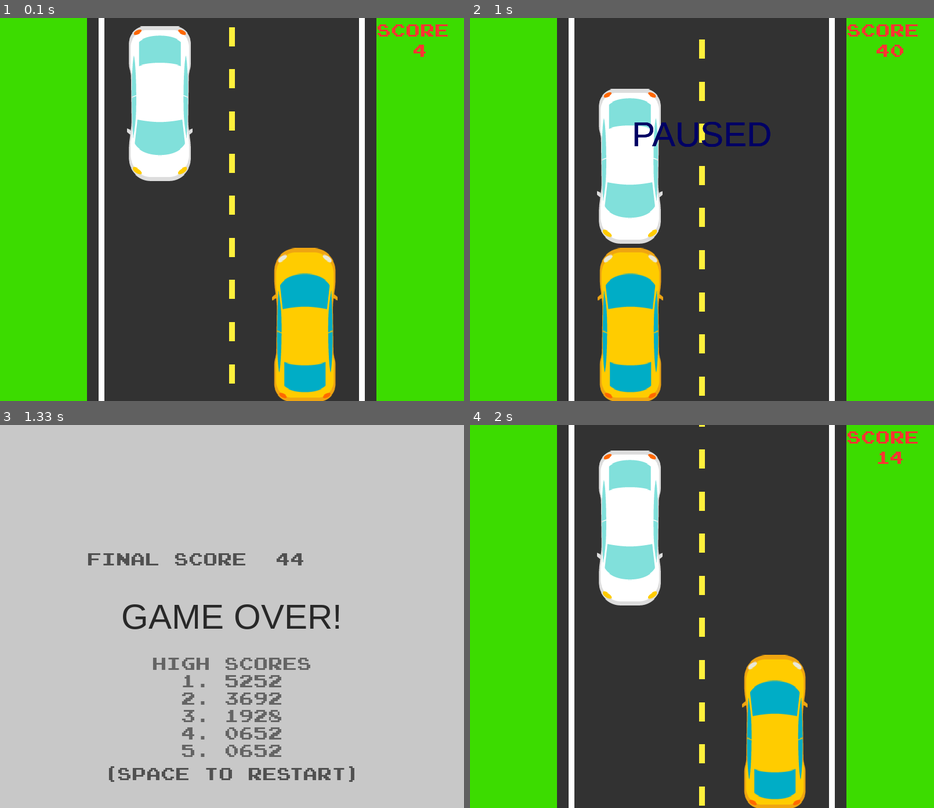
Above: before the commit, frames 1-4 (two rows, left to right).
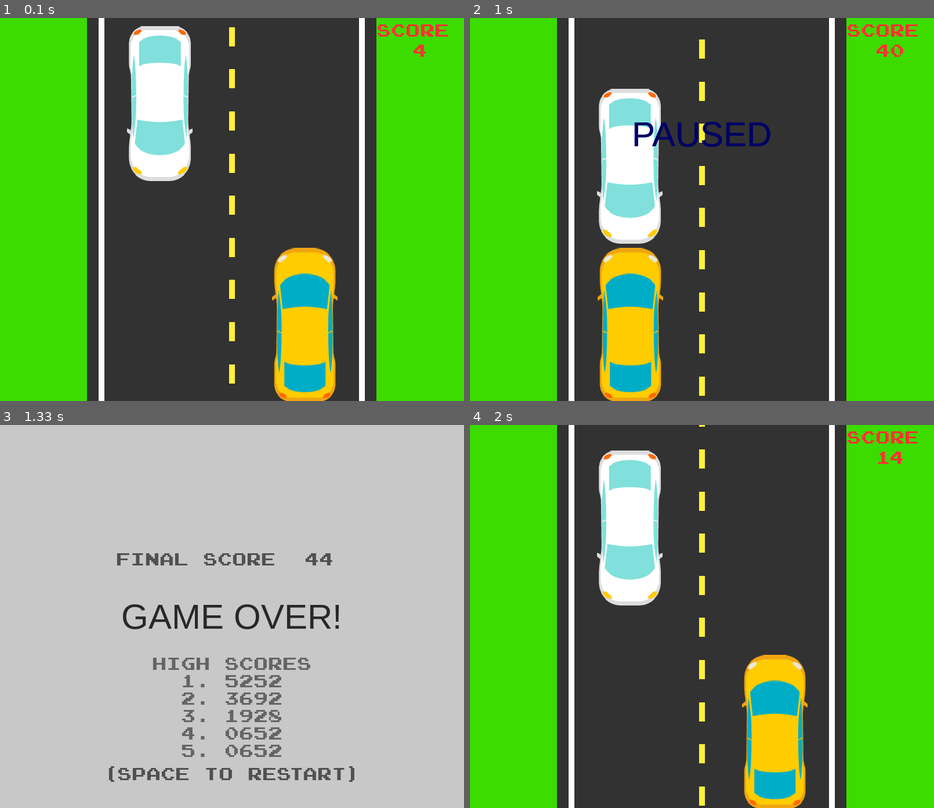
Above: after the commit, the same moments.

Repository: abidurrahman11/Pygame-Racing-Car
Game: pygame game, started from cargame.py
Same seed, same stepped clock (60 frames per second), same inputs: the game is played once before the commit and once after it.
Inputs:
- Up to frame 1 (0.1 s): no input
- Up to frame 2 (1 s): tap A at 0.33 s; tap Space at 0.67 s
- Up to frame 3 (1.33 s): tap Space at 1 s
- Up to frame 4 (2 s): tap Space at 1.33, 1.67 s

Frames 1-2 are identical in both runs. In frame 3, 0.7% of the frame differs, in the area x 19-72%, y 33-37%; in frame 4, nothing differs.

Commit message:
Modified the screen width values for final score alignment

Diff:
--- a/cargame.py
+++ b/cargame.py
@@ -327,11 +327,11 @@
             "FINAL SCORE ",
             self.score_font,
             (80, 80, 80),
-            self.SCREEN_WIDTH / 2 - 100,
+            self.SCREEN_WIDTH / 2 - 50,
             230,
         )
         self.message_display(
-            self.score, self.score_font, (80, 80, 80), self.SCREEN_WIDTH / 2 + 100, 230
+            self.score, self.score_font, (80, 80, 80), self.SCREEN_WIDTH / 2 + 150, 230
         )
 
         if not self.has_update_scores:
